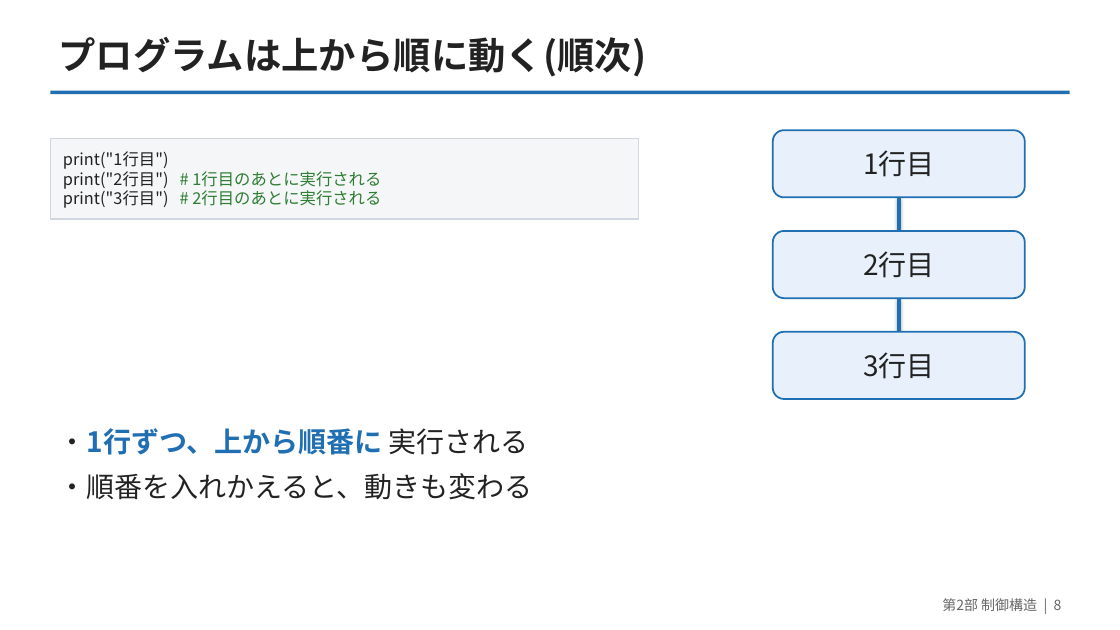
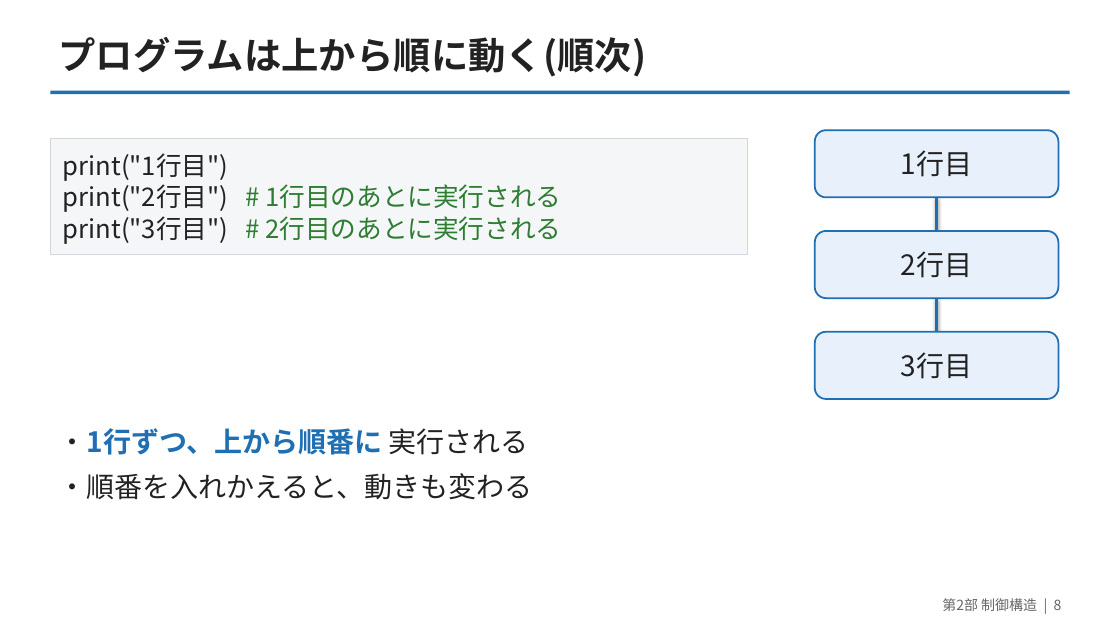
Before and after one commit to yuracode/isiot, a slide deck: slide 8 of slides/pico_sensor_intro.pptx. Drawn at 1120x630 pixels with LibreOffice and Linux fonts; fonts in the diff are those of the drawing. Boxes give left, top, right and bottom in pixels: in the first picture for what was removed or moved away, otherwise in the second. Text is boxed around its words. In the diff, an @@ line names an element or a change of style, - is before the commit and + after.

```diff
--- a/slides/pico_sensor_intro.pptx
+++ b/slides/pico_sensor_intro.pptx
@@ text "print("1行目")" at bbox=[63, 153, 561, 244]: size 14 to 22 pt; line spacing 17pt to 27pt @@
@@ rectangle: place and size @@
-rectangle at bbox=[50, 139, 639, 219]
+rectangle at bbox=[50, 139, 748, 255]
@@ rounded rectangle "1行目": place and size @@
-rounded rectangle "1行目" at bbox=[773, 130, 1025, 197]
+rounded rectangle "1行目" at bbox=[815, 130, 1059, 197]
@@ line moved from (899, 197) - (899, 231) to (937, 197) - (937, 231) @@
@@ rounded rectangle "2行目": place and size @@
-rounded rectangle "2行目" at bbox=[773, 231, 1025, 298]
+rounded rectangle "2行目" at bbox=[815, 231, 1059, 298]
@@ line moved from (899, 298) - (899, 332) to (937, 298) - (937, 332) @@
@@ rounded rectangle "3行目": place and size @@
-rounded rectangle "3行目" at bbox=[773, 332, 1025, 399]
+rounded rectangle "3行目" at bbox=[815, 332, 1059, 399]
```
Also in this commit, not shown: 7 other slides changed, 2 other files.
